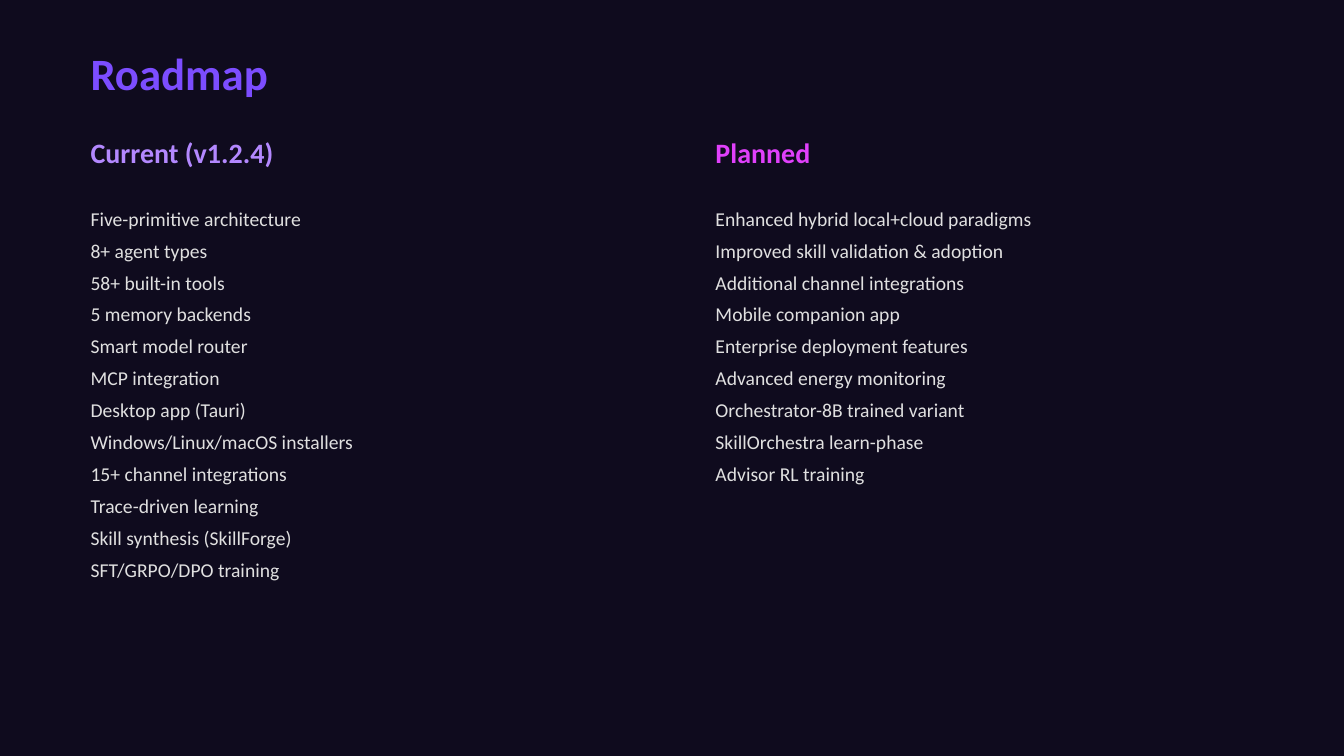
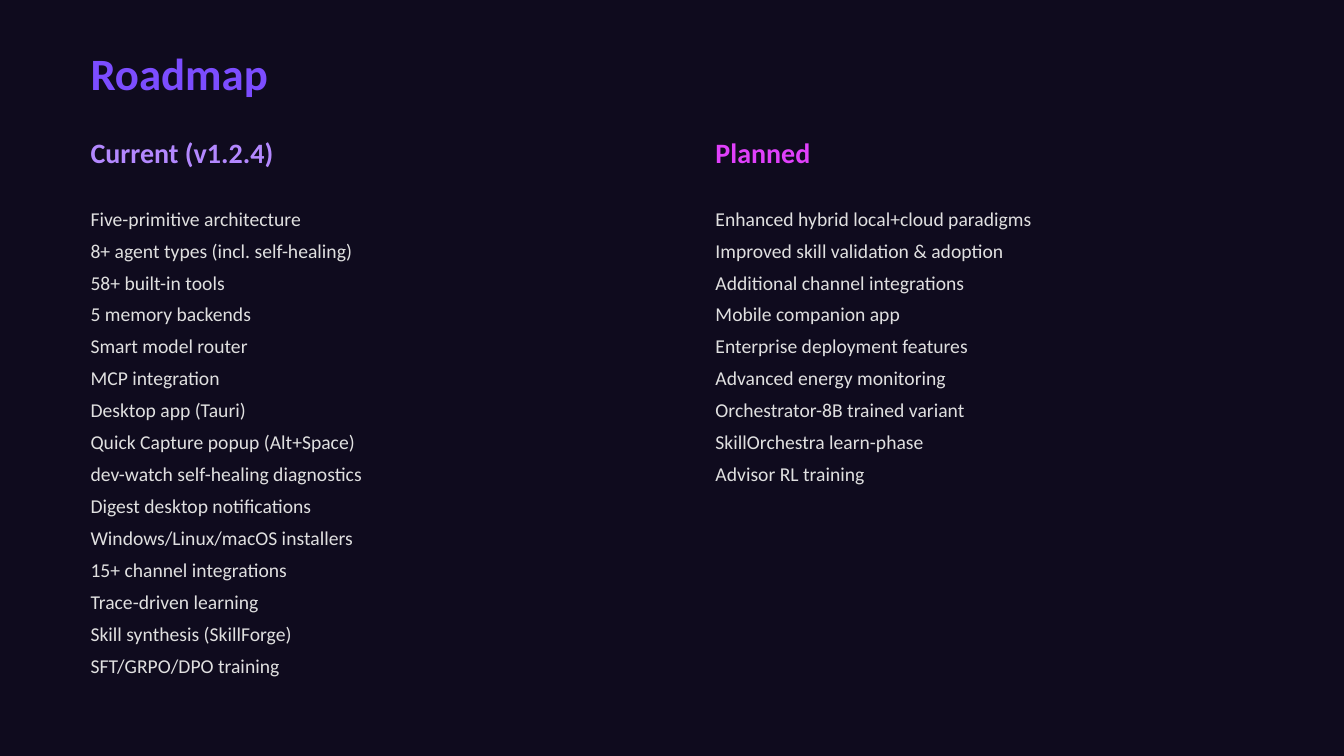
Before and after one commit to Hamza35779/NOVA-AI, a slide deck: slide 12 of docs/proposal/NOVA_AI_Technical_Presentation.pptx. Drawn at 1344x756 pixels with LibreOffice and Linux fonts; fonts in the diff are those of the drawing. Boxes give left, top, right and bottom in pixels: in the first picture for what was removed or moved away, otherwise in the second. Text is boxed around its words. In the diff, an @@ line names an element or a change of style, - is before the commit and + after.

```diff
--- a/docs/proposal/NOVA_AI_Technical_Presentation.pptx
+++ b/docs/proposal/NOVA_AI_Technical_Presentation.pptx
@@ text at (x1=91, y1=244, x2=352, y2=262): text changed @@
-8+ agent types
+8+ agent types (incl. self-healing)
@@ text at (x1=91, y1=435, x2=361, y2=517): paragraphs added @@
+Quick Capture popup (Alt+Space)
+dev-watch self-healing diagnostics
+Digest desktop notifications
```
Also in this commit, not shown: 2 other slides changed, 5 other files.
